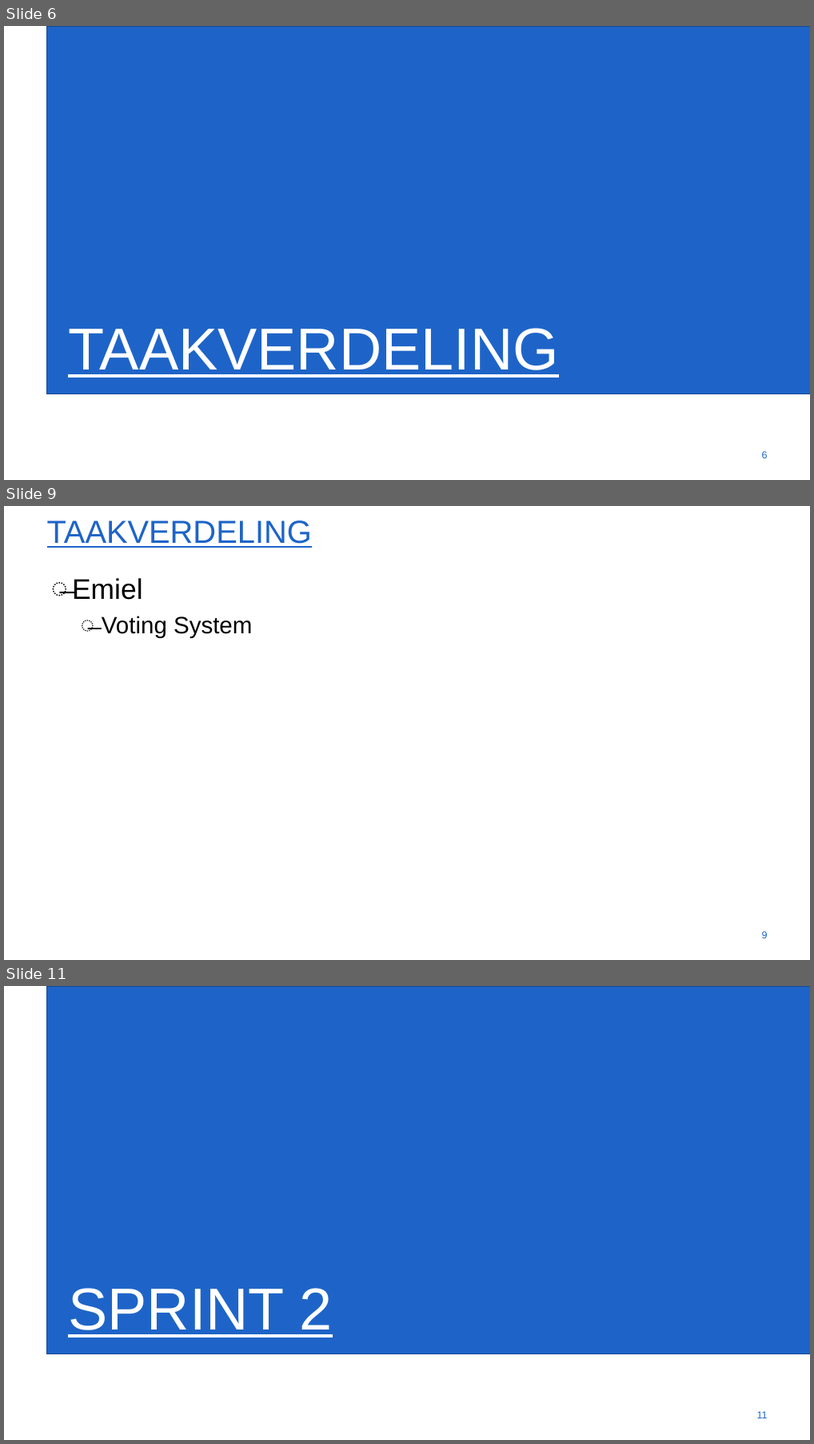
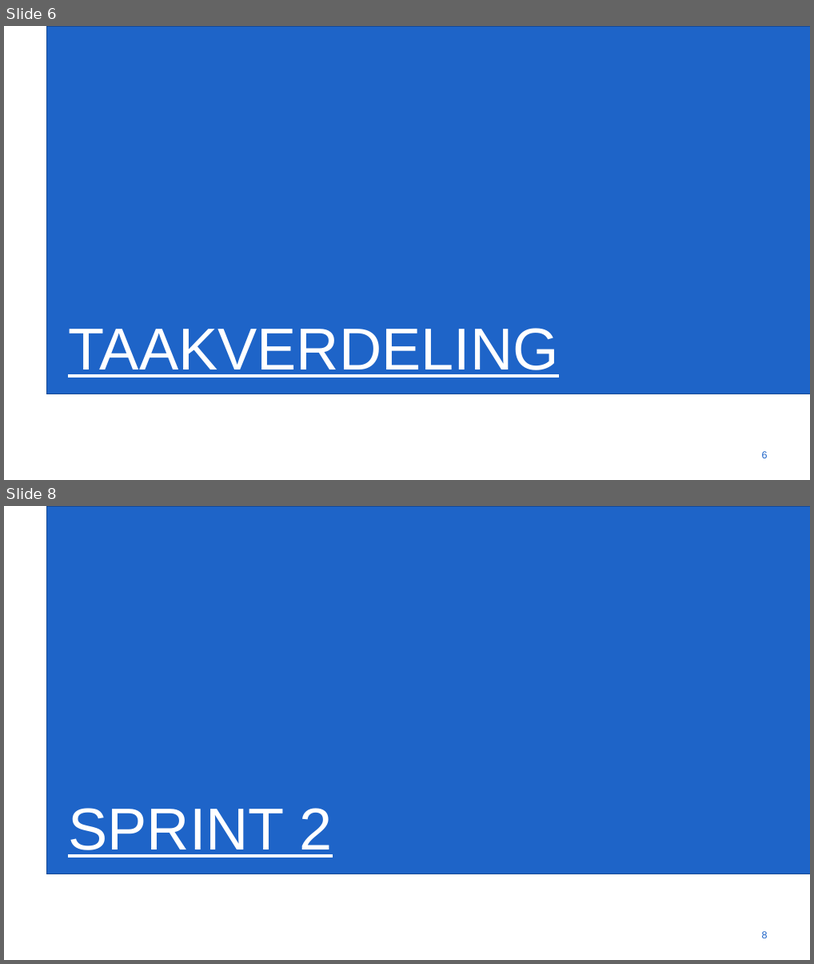
Before and after one commit to gartangh/Software-Development-Project, a slide deck: Sprint_1.pptx. Shown one above the other, each under a label of ours: slides 6, 9 and 11 before the commit, slides 6 and 8 after it; the slides between them are not shown. The pictures are 814x1444 and 814x964 pixels, drawn with LibreOffice and Linux fonts; fonts in the diff are those of the drawing; background and template pictures are left out. Boxes give left, top, right and bottom in pixels: in the first picture for what was removed or moved away, otherwise in the second. Text is boxed around its words. In the diff, an @@ line names an element or a change of style, - is before the commit and + after.

```diff
--- a/Sprint_1.pptx
+++ b/Sprint_1.pptx
@@ slide 9 removed at (4,506,810,960), background #FFFFFF @@
@@ title removed at (47,520,312,548) @@
-TAAKVERDELING
@@ text removed at (72,578,252,638) @@
-̶ Emiel
-  ̶ Voting System
@@ page number removed at (762,931,768,938) @@
-9
@@ what was slide 11 is now slide 8 @@
@@ page number at (762,931,768,938): text changed @@
-11
+8
```
Also in this commit, not shown: 3 slides changed, 2 other slides removed.
